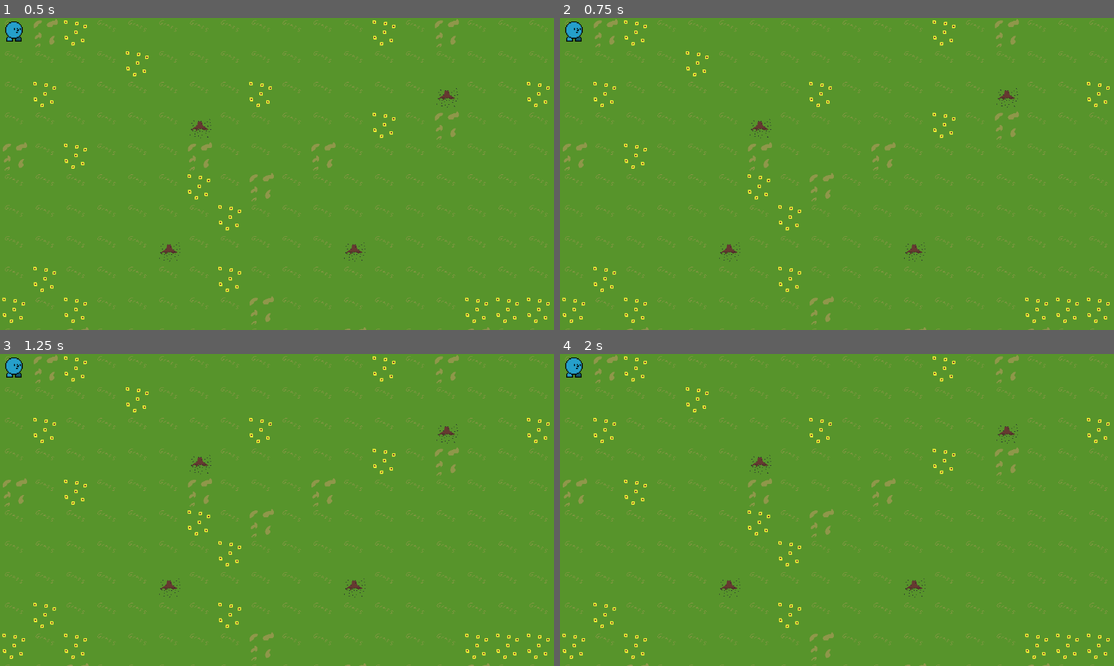
Above: before the commit, frames 1-4 (two rows, left to right).
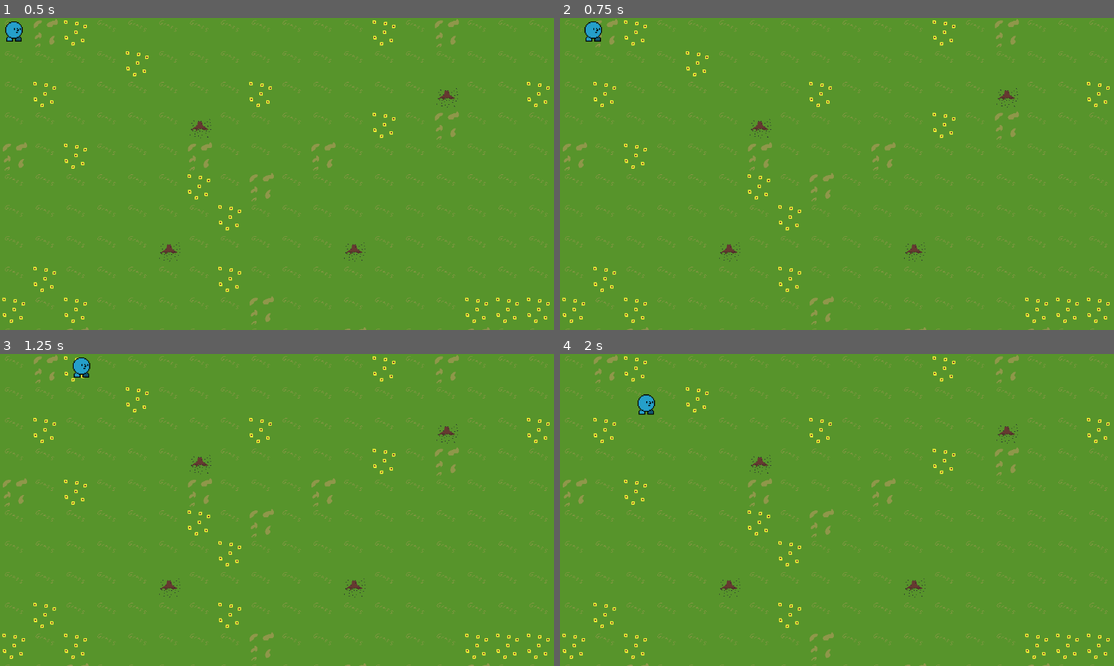
Above: after the commit, the same moments.

Repository: BobWizardLad/evil-farming-game
Game: Godot game, scene res://TavernScene.tscn
Same seed, same stepped clock (60 frames per second), same inputs: the game is played once before the commit and once after it.
Inputs:
- Up to frame 1 (0.5 s): no input
- Up to frame 2 (0.75 s): tap Enter at 0.5 s; hold D (player_right, bound only after the commit) from 0.53 s (still down); hold Shift (sprint, bound only after the commit) from 0.53 s (still down)
- Up to frame 3 (1.25 s): keep holding D (player_right, bound only after the commit); keep holding Shift (sprint, bound only after the commit)
- Up to frame 4 (2 s): release D (player_right, bound only after the commit) at 1.28 s; release Shift (sprint, bound only after the commit) at 1.28 s; hold S (player_down, bound only after the commit) from 1.28 s (still down); tap Shift (sprint, bound only after the commit) at 1.35 s

Frame 1 is identical in both runs. In frame 2, 0.3% of the frame differs, in the area x 0-8%, y 1-8%; in frame 3, 0.3%; in frame 4, 0.4%, in the area x 0-18%, y 1-20%.

Commit message:
:sparkles: Player Movement
Player motion,

has real_speed
has direction

_physics_process() calls player_navigate()

player_navigate will
-check sprinting toggle
-check direction
-then build normalized velocity
-call move_and_slide
-zero values for next frame

Diff:
--- /dev/null
+++ b/Evil Farming Game/Player.gd
@@ -0,0 +1,37 @@
+extends CharacterBody2D
+
+@export var SPEED = 100.0
+@export var SPRINT_CONST = 2.0
+
+var real_speed = SPEED
+var direction = Vector2.ZERO
+
+func _physics_process(_delta):
+	# Move down into the player nav code.
+	player_navigate(_delta)
+
+func player_navigate(delta):
+	# Sprinting for the massive map, multiply the
+	if Input.is_action_pressed("sprint"):
+		real_speed = SPEED * SPRINT_CONST
+
+	# Get the input direction and handle the movement/deceleration.
+	# As good practice, you should replace UI actions with custom gameplay actions.
+	if Input.is_action_pressed("player_up"):
+		direction += Vector2.UP
+	if Input.is_action_pressed("player_down"):
+		direction += Vector2.DOWN
+	if Input.is_action_pressed("player_right"):
+		direction += Vector2.RIGHT
+	if Input.is_action_pressed("player_left"):
+		direction += Vector2.LEFT
+
+	# Final movement calculation
+	velocity = direction.normalized() * real_speed
+
+	move_and_slide()
+
+	# Zero our values for the next go-around.
+	direction = Vector2.ZERO
+	velocity = Vector2.ZERO
+	real_speed = SPEED
--- a/Evil Farming Game/TavernScene.tscn
+++ b/Evil Farming Game/TavernScene.tscn
@@ -1,7 +1,8 @@
-[gd_scene load_steps=6 format=3 uid="uid://cnmfo6p65khyq"]
+[gd_scene load_steps=7 format=3 uid="uid://cnmfo6p65khyq"]
 
 [ext_resource type="Texture2D" uid="uid://bd72niwhl7rj2" path="res://world_tilemap.png" id="1_2r0rb"]
 [ext_resource type="Texture2D" uid="uid://kc8q23kokatl" path="res://walkingSheet.png" id="2_01ua7"]
+[ext_resource type="Script" path="res://Player.gd" id="2_mxh0d"]
 
 [sub_resource type="TileSetAtlasSource" id="TileSetAtlasSource_pm18i"]
 texture = ExtResource("1_2r0rb")
@@ -89,6 +90,7 @@
 
 [node name="Player" type="CharacterBody2D" parent="."]
 position = Vector2(29, 25)
+script = ExtResource("2_mxh0d")
 metadata/_edit_group_ = true
 
 [node name="Collision" type="CollisionShape2D" parent="Player"]
--- a/Evil Farming Game/project.godot
+++ b/Evil Farming Game/project.godot
@@ -15,6 +15,34 @@
 config/features=PackedStringArray("4.2", "GL Compatibility")
 config/icon="res://icon.svg"
 
+[input]
+
+sprint={
+"deadzone": 0.5,
+"events": [Object(InputEventKey,"resource_local_to_scene":false,"resource_name":"","device":-1,"window_id":0,"alt_pressed":false,"shift_pressed":false,"ctrl_pressed":false,"meta_pressed":false,"pressed":false,"keycode":0,"physical_keycode":4194325,"key_label":0,"unicode":0,"echo":false,"script":null)
+]
+}
+player_up={
+"deadzone": 0.5,
+"events": [Object(InputEventKey,"resource_local_to_scene":false,"resource_name":"","device":-1,"window_id":0,"alt_pressed":false,"shift_pressed":false,"ctrl_pressed":false,"meta_pressed":false,"pressed":false,"keycode":0,"physical_keycode":87,"key_label":0,"unicode":119,"echo":false,"script":null)
+]
+}
+player_down={
+"deadzone": 0.5,
+"events": [Object(InputEventKey,"resource_local_to_scene":false,"resource_name":"","device":-1,"window_id":0,"alt_pressed":false,"shift_pressed":false,"ctrl_pressed":false,"meta_pressed":false,"pressed":false,"keycode":0,"physical_keycode":83,"key_label":0,"unicode":115,"echo":false,"script":null)
+]
+}
+player_left={
+"deadzone": 0.5,
+"events": [Object(InputEventKey,"resource_local_to_scene":false,"resource_name":"","device":-1,"window_id":0,"alt_pressed":false,"shift_pressed":false,"ctrl_pressed":false,"meta_pressed":false,"pressed":false,"keycode":0,"physical_keycode":65,"key_label":0,"unicode":97,"echo":false,"script":null)
+]
+}
+player_right={
+"deadzone": 0.5,
+"events": [Object(InputEventKey,"resource_local_to_scene":false,"resource_name":"","device":-1,"window_id":0,"alt_pressed":false,"shift_pressed":false,"ctrl_pressed":false,"meta_pressed":false,"pressed":false,"keycode":0,"physical_keycode":68,"key_label":0,"unicode":100,"echo":false,"script":null)
+]
+}
+
 [rendering]
 
 textures/canvas_textures/default_texture_filter=0
